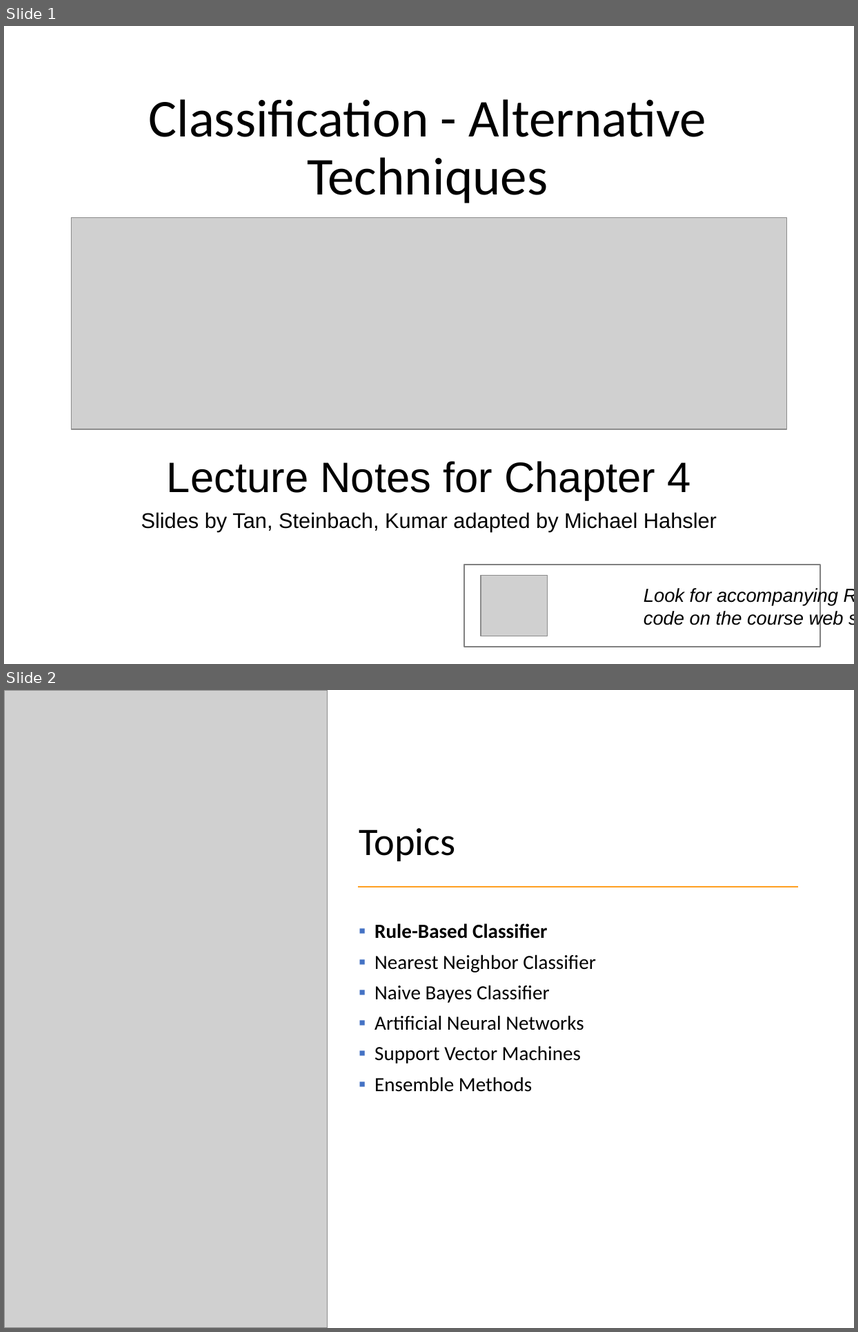
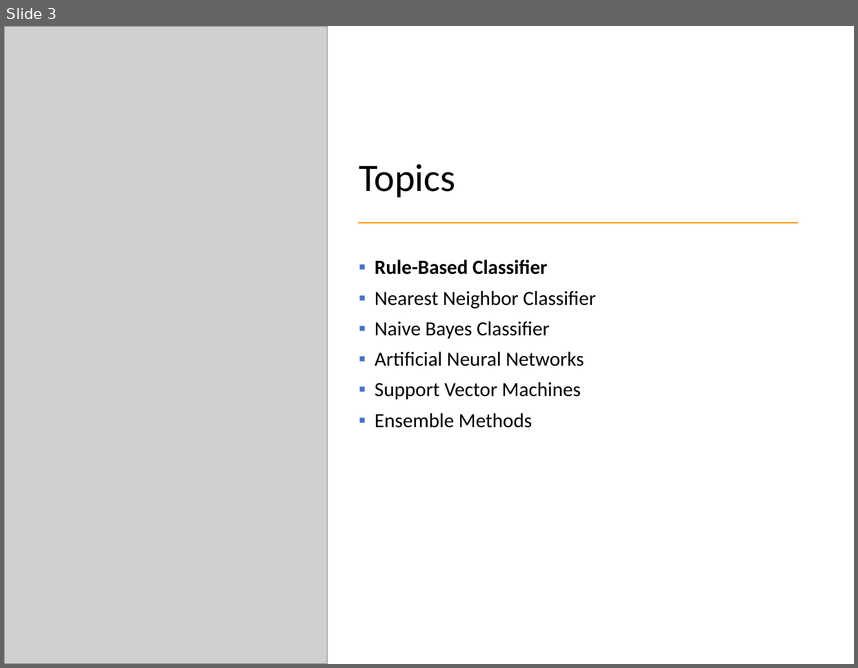
Before and after one commit to mhahsler/Introduction_to_Data_Mining_R_Examples, a slide deck: slides/chap4_alternative_classification.pptx. Shown one above the other, each under a label of ours: slides 1 and 2 before the commit, slide 3 after it. The pictures are 858x1332 and 858x668 pixels, drawn with LibreOffice and Linux fonts; fonts in the diff are those of the drawing; grey boxes stand for pictures. Boxes give left, top, right and bottom in pixels: in the first picture for what was removed or moved away, otherwise in the second. Text is boxed around its words. In the diff, an @@ line names an element or a change of style, - is before the commit and + after.

```diff
--- a/slides/chap4_alternative_classification.pptx
+++ b/slides/chap4_alternative_classification.pptx
@@ slide 1 removed at box(4, 26, 854, 664), background #FFFFFF @@
@@ title removed at box(148, 99, 706, 203) @@
-Classification - Alternative Techniques
@@ picture removed at box(71, 217, 787, 429) @@
@@ subtitle removed at box(141, 461, 717, 532) @@
-Lecture Notes for Chapter 4
-Slides by Tan, Steinbach, Kumar adapted by Michael Hahsler
@@ rectangle removed at box(465, 564, 821, 646) @@
-Look for accompanying R
-code on the course web site.
@@ picture removed at box(481, 575, 547, 637) @@
@@ what was slide 2 is now slide 3 @@
```
Also in this commit, not shown: 2 slides added, 10 other files.
